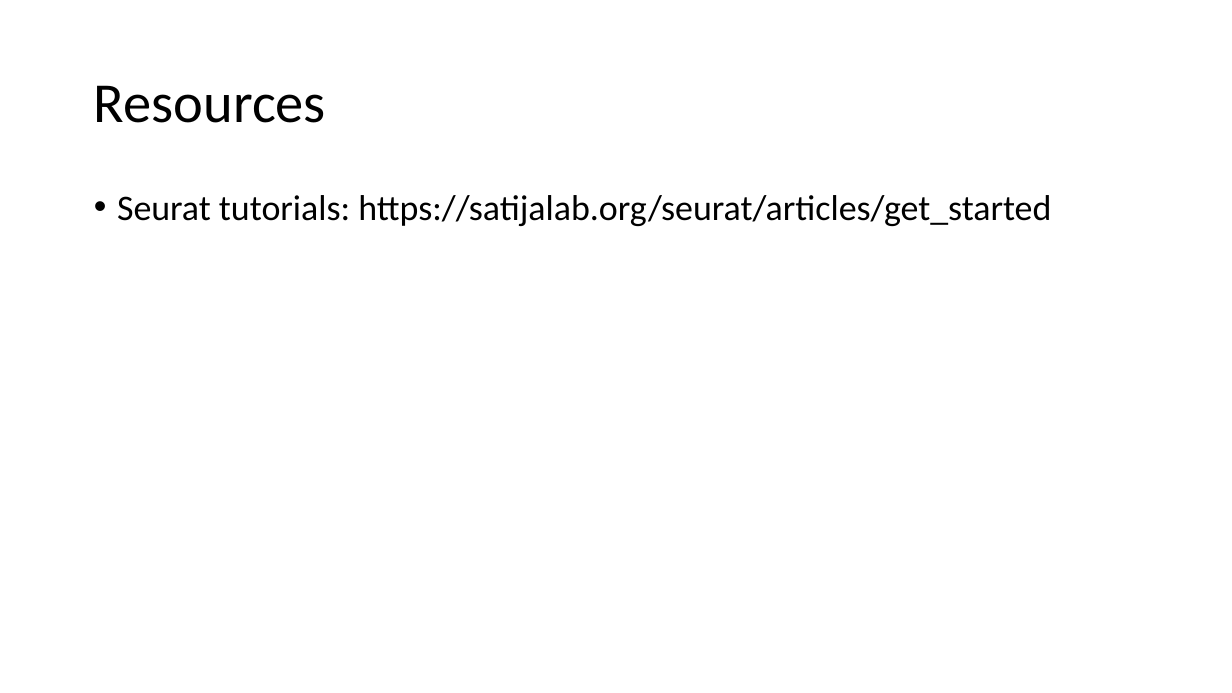
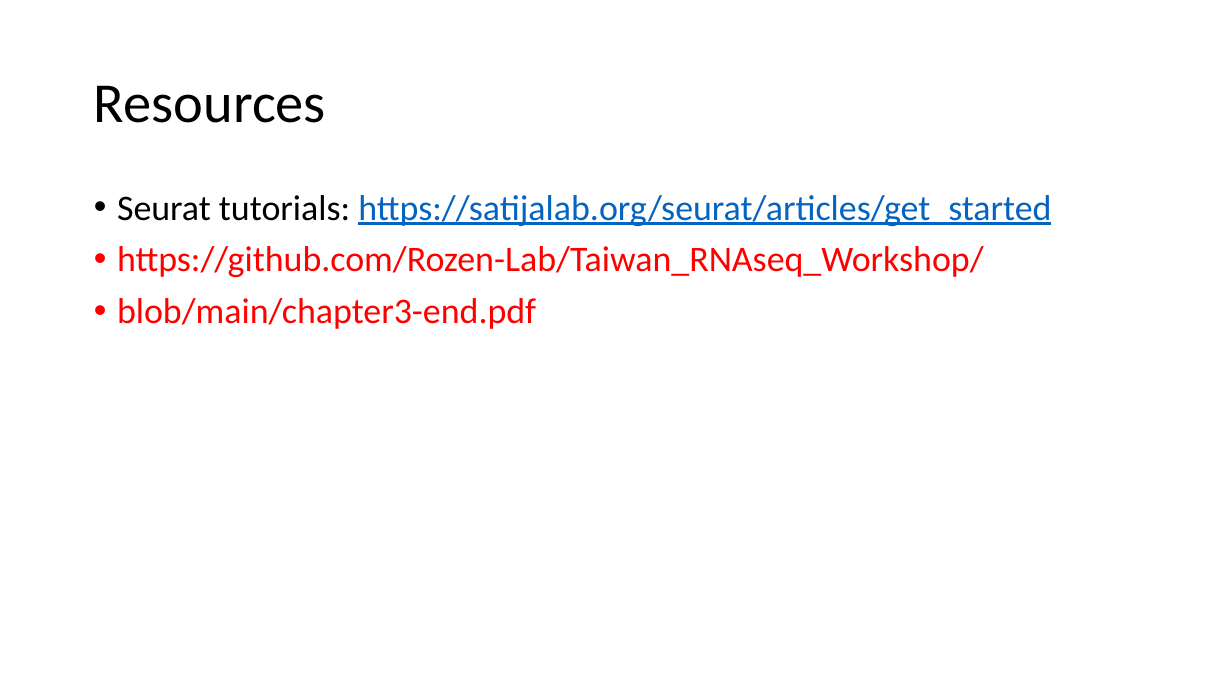
Before and after one commit to Rozen-Lab/Taiwan_RNAseq_Workshop, a slide deck: slide 6 of 0data/more-slides.pptx. Drawn at 1232x693 pixels with LibreOffice and Linux fonts; fonts in the diff are those of the drawing. Boxes give left, top, right and bottom in pixels: in the first picture for what was removed or moved away, otherwise in the second. Text is boxed around its words. In the diff, an @@ line names an element or a change of style, - is before the commit and + after.

```diff
--- a/0data/more-slides.pptx
+++ b/0data/more-slides.pptx
@@ text at [117, 195, 1051, 226]: text colour #000000 to #0563C1, underline on in "https://satijalab.org/seurat/articles/get_started" @@
@@ text at [117, 246, 984, 329]: paragraphs added @@
+• https://github.com/Rozen-Lab/Taiwan_RNAseq_Workshop/
+• blob/main/chapter3-end.pdf
```
Also in this commit, not shown: 1 other slide changed, 2 other files.
